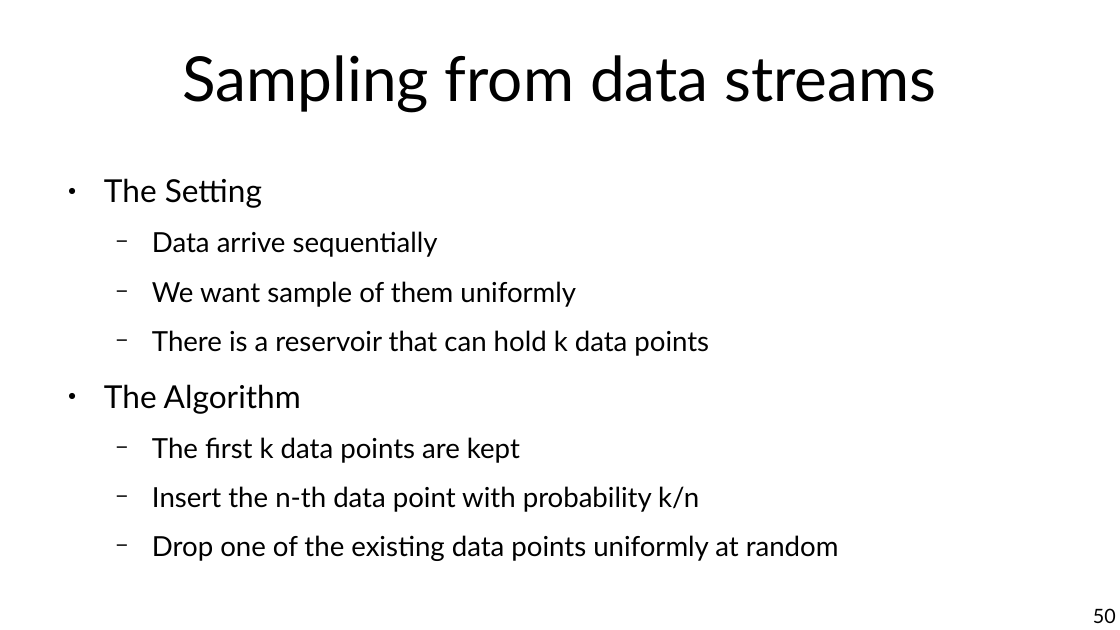
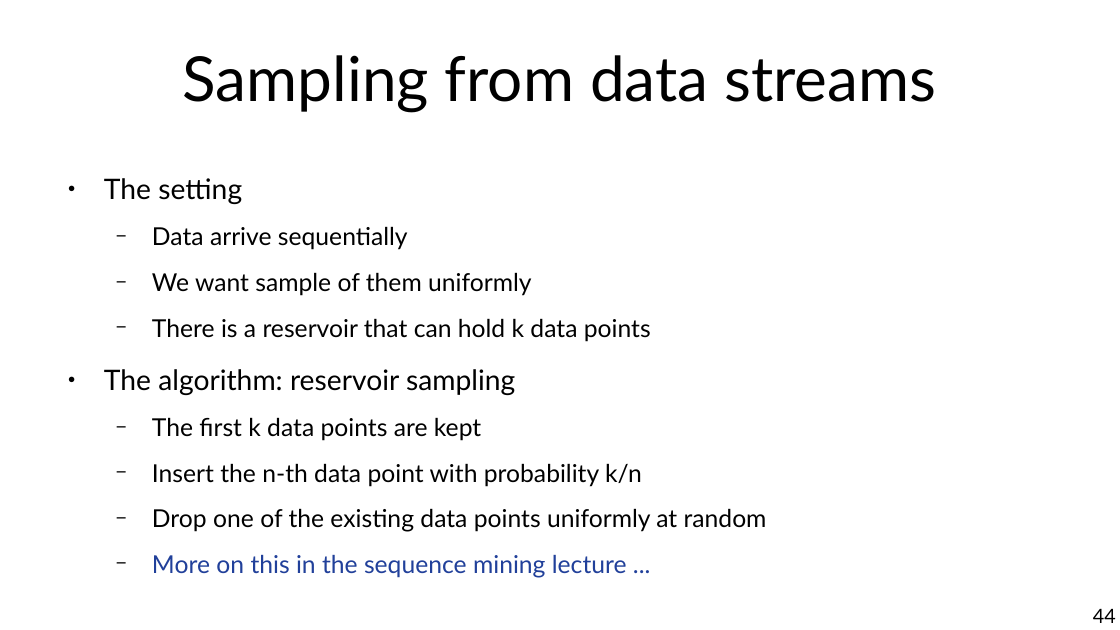
Before and after one commit to marco-calautti/data-mining-course, a slide deck: slide 44 of theory/tt02_data_preparation.odp (slide 50 before the commit). Drawn at 1120x630 pixels with LibreOffice and Linux fonts; fonts in the diff are those of the drawing. Boxes give left, top, right and bottom in pixels: in the first picture for what was removed or moved away, otherwise in the second. Text is boxed around its words. In the diff, an @@ line names an element or a change of style, - is before the commit and + after.

```diff
--- a/theory/tt02_data_preparation.odp
+++ b/theory/tt02_data_preparation.odp
@@ text at box(104, 178, 242, 204): text changed; size 22.4 to 20 pt @@
-● The Setting
+● The setting
@@ text at box(152, 226, 767, 532): size 19.6 to 17.5 pt in "Data arrive sequentially", "We want sample of them uniformly", "There is a reservoir that can hold ...", "The first k data points are kept" and 2 more places @@
@@ text at box(104, 369, 515, 395): text changed; size 22.4 to 20 pt @@
-● The Algorithm
+● The algorithm: reservoir sampling
@@ text at box(152, 555, 627, 578): paragraph added @@
+  − More on this in the sequence mining lecture ...
@@ page number at box(1093, 609, 1116, 623): text changed @@
-50
+44
```
Also in this commit, not shown: 30 other slides changed, 8 slides added, 12 slides removed.
